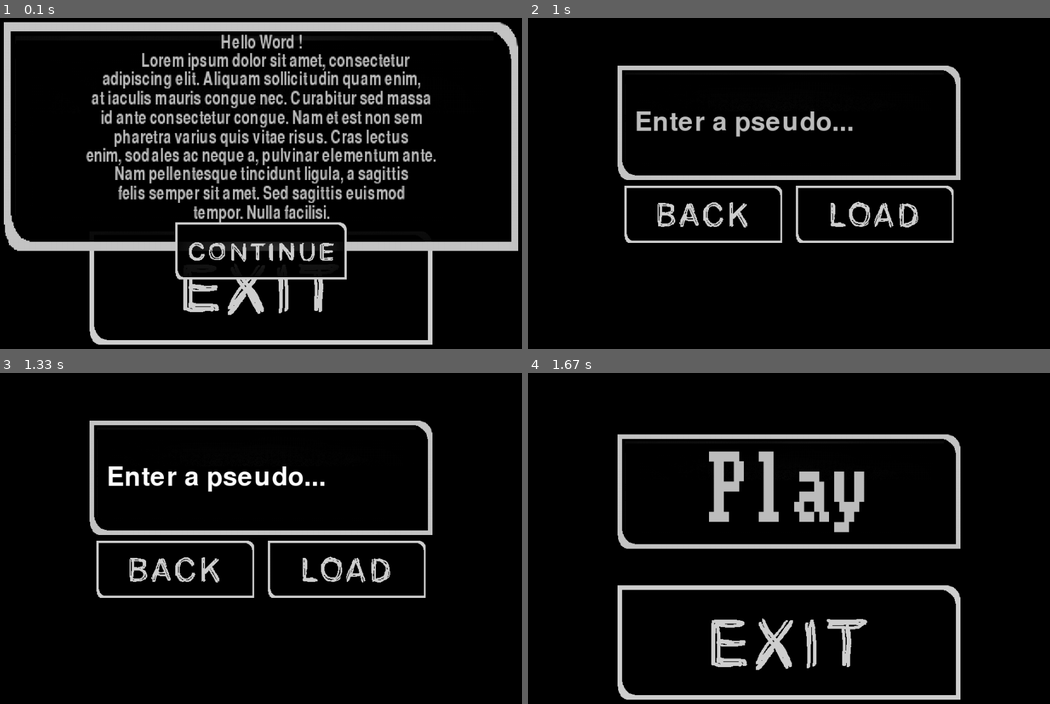
Above: before the commit, frames 1-4 (two rows, left to right).
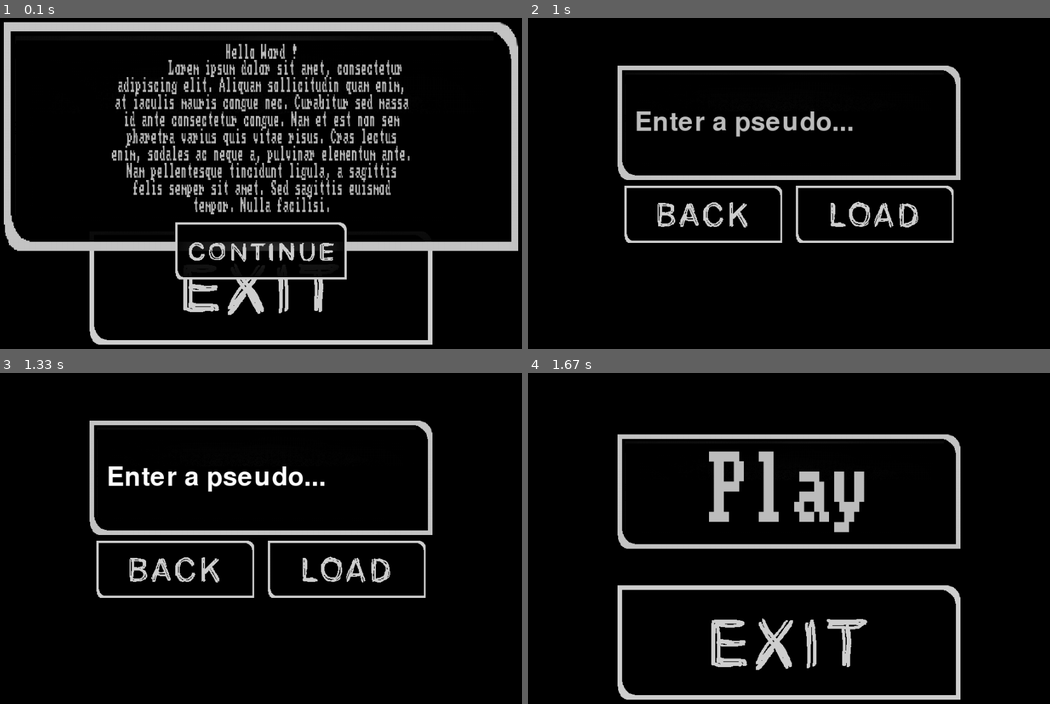
Above: after the commit, the same moments.

Repository: P4UL-M/Peer2peer-Pygame
Game: pygame game, started from main.py
Same seed, same stepped clock (60 frames per second), same inputs: the game is played once before the commit and once after it.
Inputs (mouse positions are in pixels of both pictures, inside the frame that each line leads up to):
- Up to frame 1 (0.1 s): no input
- Up to frame 2 (1 s): tap Enter at 0.33 s; click (789, 137) at 0.72 s
- Up to frame 3 (1.33 s): click (130, 475) at 1.05 s
- Up to frame 4 (1.67 s): press the mouse at (705, 568) at 1.37 s; move the mouse to (726, 581) at 1.47 s; release the mouse at (752, 591) at 1.6 s

The runs differ from the first frame. In frame 1, 15% of the frame differs, in the area x 16-84%, y 4-62%; in frame 2, nothing differs; in frame 3, nothing differs; in frame 4, nothing differs.

Commit message:
Finish text Zone

Diff:
--- a/lib/pygame_menu.py
+++ b/lib/pygame_menu.py
@@ -1,3 +1,4 @@
+from os import name
 import pygame as py
 from pygame.font import Font
 from pygame.surface import Surface
@@ -377,7 +378,6 @@
     class de alertbox autonome, permet de rentrer d'afficher une erreur facilement
     """
     def __init__(self,name,path,color='black',text_color='grey',padding=0.05,isactive=True,layer=0):
-
         super().__init__(name,path,isactive,layer)
 
         self.color = Color(color)
@@ -385,9 +385,7 @@
         self.text_color = Color(text_color)
         self.padding = padding
 
-        self.text_size = 10
-
-        self.FONT = py.font.Font(None,self.text_size)
+        self.FONT = py.font.Font(FONT,36)
 
         self.childs:list[Button] = list()
 
@@ -426,20 +424,6 @@
         for _button in self.childs:
             self.rect = self.rect.union(_button.rect)
 
-    def get_text_size(self):
-        i = self.surface.get_height()
-        temp = py.font.Font(None,i)
-        max_text = self.text.split("\n")[0]
-        for line in self.text.split("\n")[1:]:
-            if temp.size(max_text)[0]<temp.size(line)[0]:
-                max_text = line
-        size_temp = temp.size(max_text)
-        while int(self.surface.get_height()*(1-self.padding*2))<size_temp[1]*len(self.text.split("\n")) or int(self.surface.get_width()*(1-self.padding*2))<size_temp[0]:
-            i -=1
-            temp = py.font.Font(None,i)
-            size_temp = temp.size(max_text)
-        return(i)
-
     def on_enter(self,func):
         """
         Ce décorateur crée une fonction qui ajoute celle ci à la liste des fonctions.
@@ -464,27 +448,25 @@
     def set_text(self,text,wrap_lenght=None,align_center=False):
         self.text = text
 
-        if wrap_lenght:
-            text = ""
-            for line in self.text.split("\n"):
-                text += "\n" if text else ""
-                text += textwrap.fill(line,wrap_lenght)
-            self.text = text
-        self.text_size = self.get_text_size()
-        self.FONT = py.font.Font(None,self.text_size)
-
-        self.surface:py.Surface = py.image.load(self.file).convert_alpha()
-
-        # calcul positions
-        x = int(self.surface.get_width()*self.padding)
-        y = int(self.surface.get_height()*self.padding)
-        # Blit the text.
-        for line in self.text.split("\n"):
-            txt_surface = self.FONT.render(line, True, self.text_color)
-            if align_center:
-                x = self.surface.get_width()//2 - txt_surface.get_width()//2
-            self.surface.blit(txt_surface,(x,y))
-            y += txt_surface.get_height()
+        _text = textZone(
+            name=f'text_{self.name}',
+            text_color=self.text_color
+        )
+
+        _text.set_text(text,wrap_lenght,align_center,render=False)
+
+        _size = Vector2(self.surface.get_width()*(1 - self.padding*2),self.surface.get_height()*(1 - self.padding*2)) if type(self.padding)==float else Vector2(self.surface.get_width() - self.padding,self.surface.get_height() - self.padding)
+
+        _text.size_to_scale(_size)
+
+        _render = _text.render()
+
+        _pos = (
+            self.surface.get_width()//2 - _render.get_width()//2,
+            self.surface.get_height()//2 - _render.get_height()//2
+            )
+
+        self.surface.blit(_render,_pos)
 
     def Event(self, event):
         print("can't use this on an alertbox")
--- a/main.py
+++ b/main.py
@@ -50,6 +50,8 @@
         layer=1
         )
 
+    _alert.padding = 0.1
+
     _alert.set_text(
         """Hello Word !
         Lorem ipsum dolor sit amet, consectetur adipiscing elit. Aliquam sollicitudin quam enim, at iaculis mauris cong …(285 unchanged characters)…
@@ -176,6 +178,8 @@
         isactive=False
     )
 
+    _alert.padding = 0.1
+
     _alert.set_position(Vector2(0.5,0.4))
 
     _alert.set_text("""BAD PSEUDO
Not shown, changed: README.md
